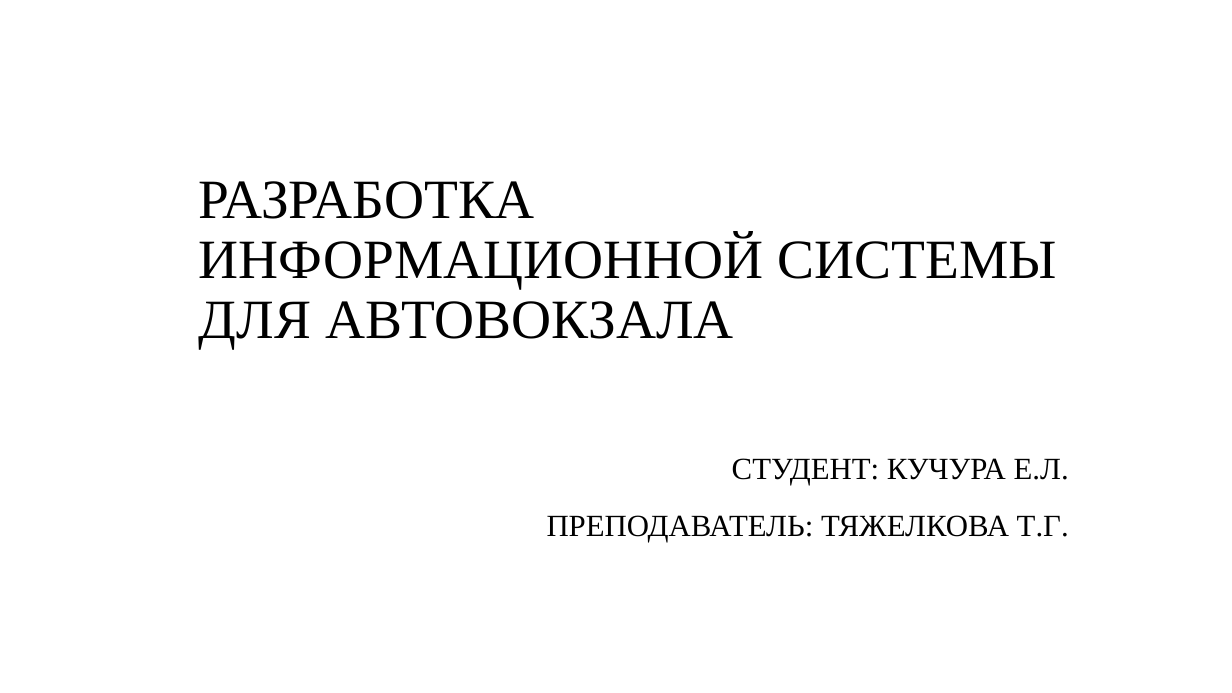
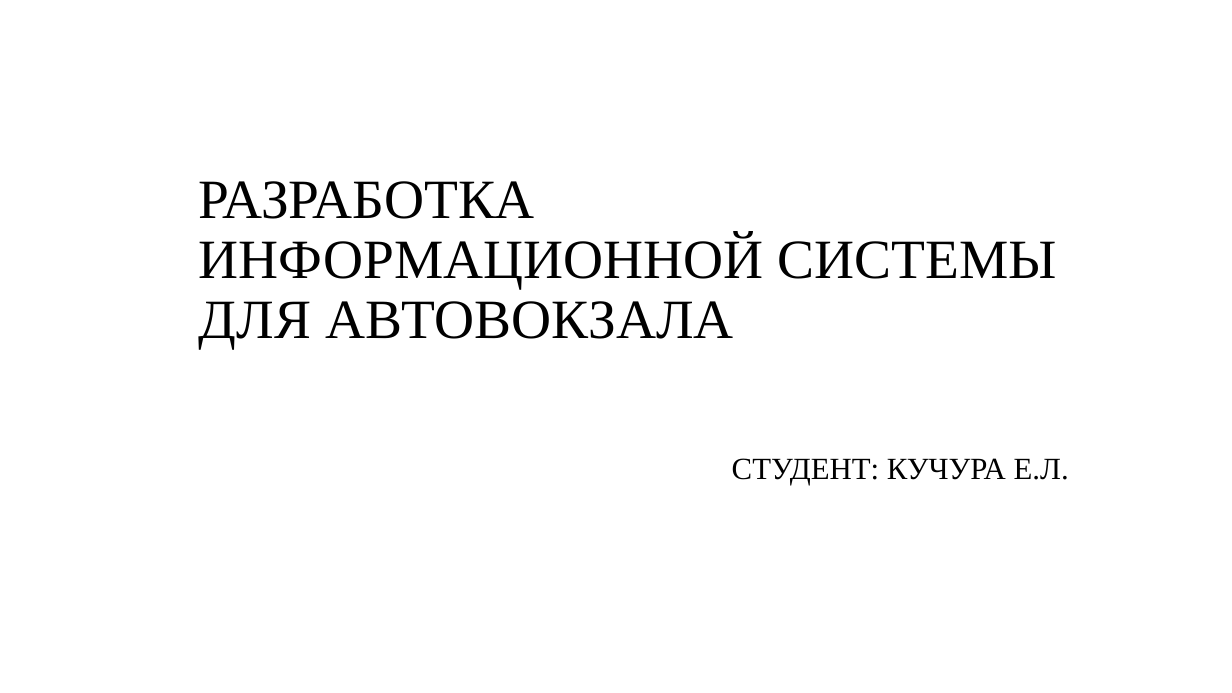
Before and after one commit to KuchuraEl/BusStation_Kuchura, a slide deck: slide 1 of Разработка информационной системы для автовокзала.pptx. Drawn at 1232x693 pixels with LibreOffice and Linux fonts; fonts in the diff are those of the drawing. Boxes give left, top, right and bottom in pixels: in the first picture for what was removed or moved away, otherwise in the second. Text is boxed around its words. In the diff, an @@ line names an element or a change of style, - is before the commit and + after.

```diff
--- a/Разработка информационной системы для автовокзала.pptx
+++ b/Разработка информационной системы для автовокзала.pptx
@@ subtitle at box(547, 515, 1069, 542): paragraph removed @@
-ПРЕПОДАВАТЕЛЬ: ТЯЖЕЛКОВА Т.Г.
```
